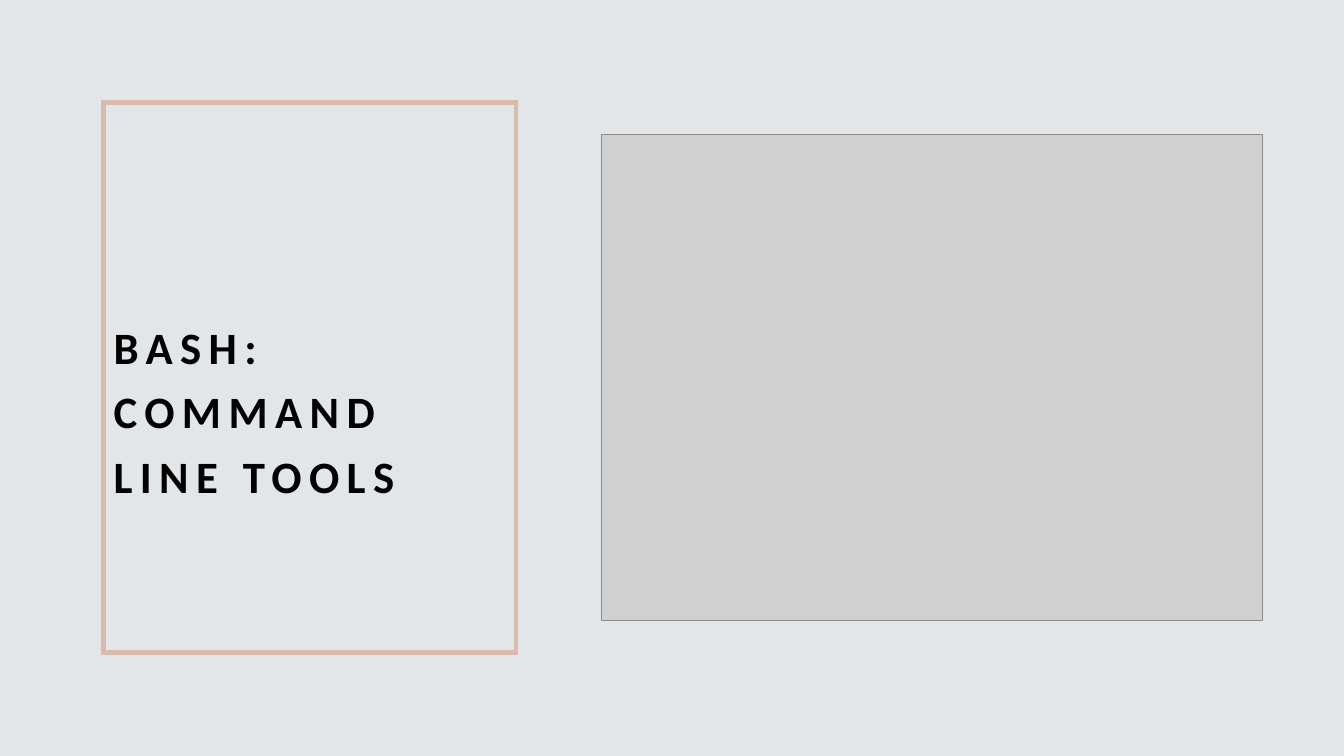
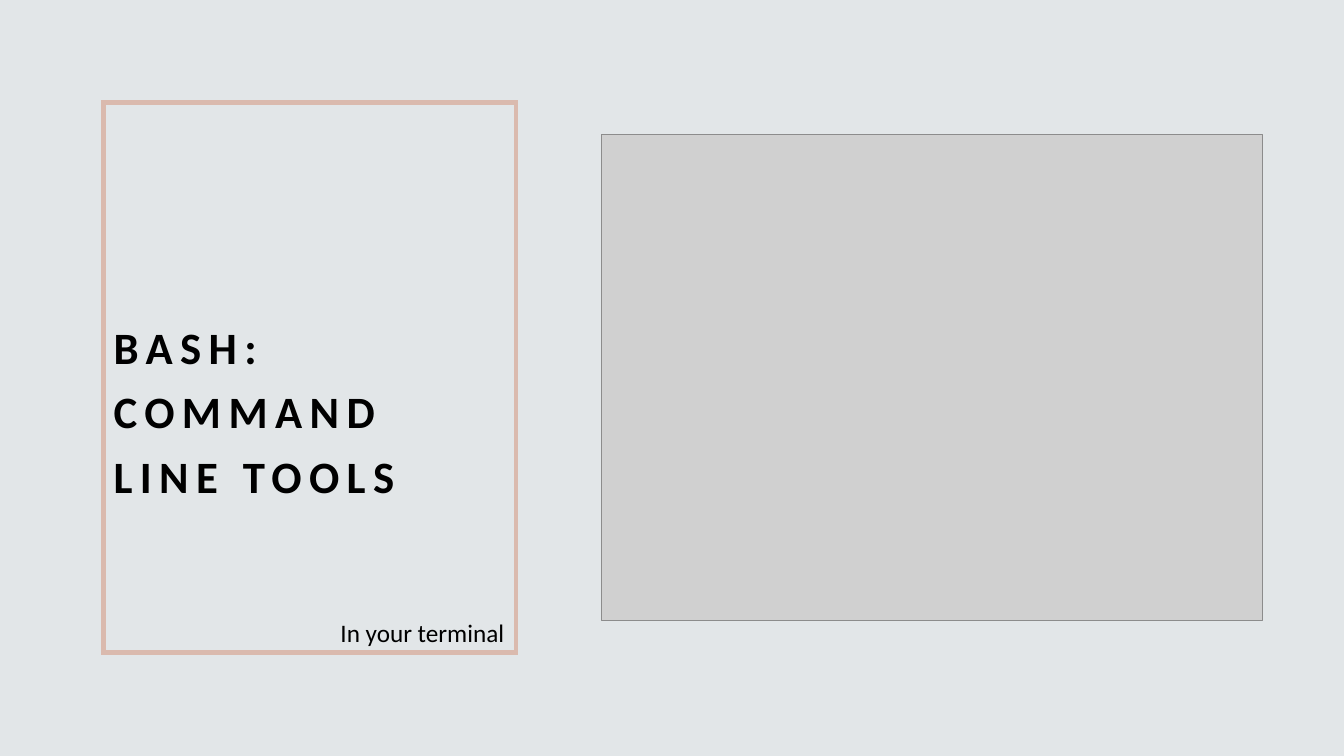
Before and after one commit to eliza-guseva/ai-eng-nbs-public, a slide deck: slide 11 of ai-eng-nbs-1-master/First_Class.pptx (slide 9 before the commit). Drawn at 1344x756 pixels with LibreOffice and Linux fonts; fonts in the diff are those of the drawing; grey boxes stand for pictures. Boxes give left, top, right and bottom in pixels: in the first picture for what was removed or moved away, otherwise in the second. Text is boxed around its words. In the diff, an @@ line names an element or a change of style, - is before the commit and + after.

```diff
--- a/ai-eng-nbs-1-master/First_Class.pptx
+++ b/ai-eng-nbs-1-master/First_Class.pptx
@@ text added at box(340, 624, 504, 646), 18 pt, text #000000 @@
+In your terminal
```
Also in this commit, not shown: 3 slides added, 1 other file.
